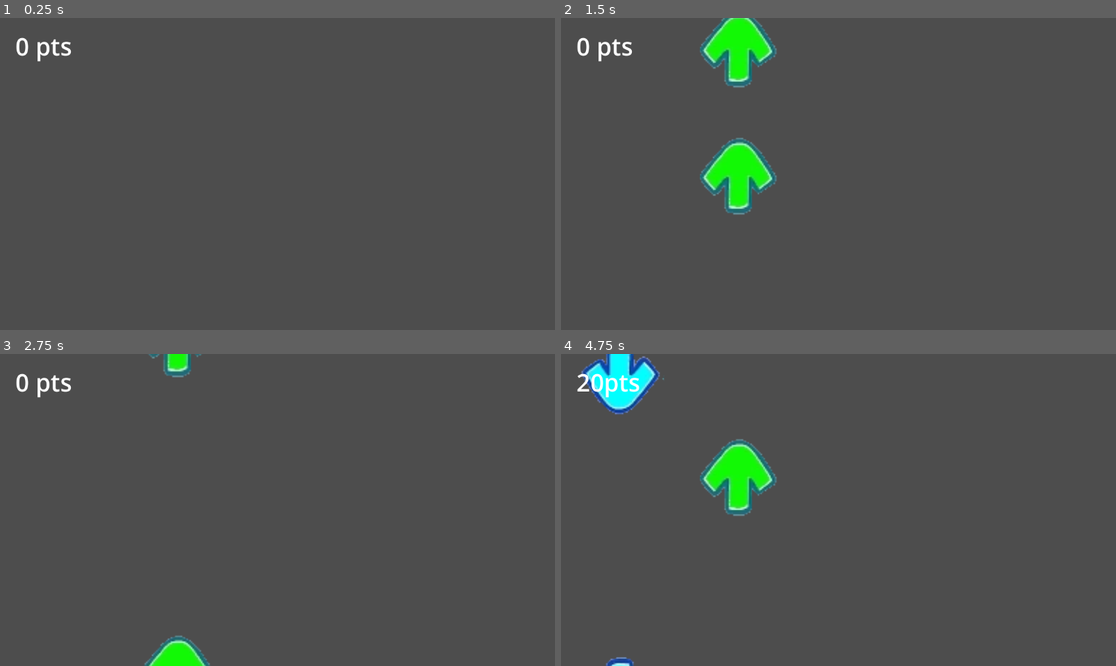
Above: before the commit, frames 1-4 (two rows, left to right).
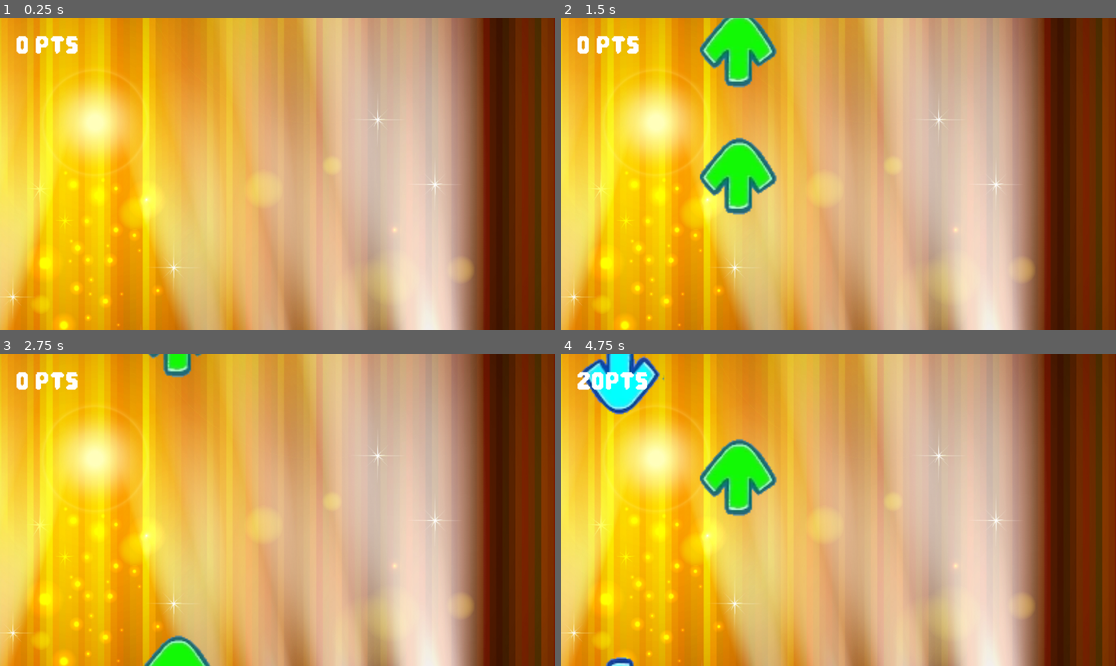
Above: after the commit, the same moments.

Repository: Ewie28/DDR
Game: Godot game, scene res://scenes/Rhythms/BaseRhythm.tscn
Same seed, same stepped clock (60 frames per second), same inputs: the game is played once before the commit and once after it. The project has no main scene, so this scene is started directly. Sound files missing from this copy of the repository are replaced by a short silence.
Inputs:
- Up to frame 1 (0.25 s): no input
- Up to frame 2 (1.5 s): tap Enter at 0.5 s; hold Right (button_RIGHT) 0.53-1.28 s; hold Down (button_DOWN) from 1.28 s (still down)
- Up to frame 3 (2.75 s): release Down (button_DOWN) at 2.03 s; hold Right (button_RIGHT) from 2.03 s (still down)
- Up to frame 4 (4.75 s): release Right (button_RIGHT) at 2.78 s; hold Up (button_UP) 2.78-3.53 s; hold Left (button_LEFT) from 3.53 s (still down)

The runs differ from the first frame. In frame 1, 100% of the frame differs, in the area x 0-100%, y 0-100%; in frame 2, 96%; in frame 3, 99%; in frame 4, 97%.

Commit message:
Edited fonts

Diff:
--- a/ddr/scenes/Levels/RhythmUI.tscn
+++ b/ddr/scenes/Levels/RhythmUI.tscn
@@ -1,6 +1,7 @@
-[gd_scene load_steps=2 format=3 uid="uid://c321gnuyfb4d0"]
+[gd_scene load_steps=3 format=3 uid="uid://c321gnuyfb4d0"]
 
 [ext_resource type="Script" uid="uid://3fi5rjttih7i" path="res://scenes/Levels/rhythm_ui.gd" id="1_qi4n8"]
+[ext_resource type="FontFile" uid="uid://ixnekxu1e453" path="res://assets/rhythm/PixelGame-R9AZe.otf" id="2_tf2vn"]
 
 [node name="RhythmUi" type="Control"]
 layout_mode = 3
@@ -19,6 +20,7 @@
 offset_top = 24.0
 offset_right = 400.0
 offset_bottom = 96.0
-theme_override_font_sizes/normal_font_size = 50
+theme_override_fonts/normal_font = ExtResource("2_tf2vn")
+theme_override_font_sizes/normal_font_size = 70
 text = "0 pts"
 scroll_active = false
--- a/ddr/scenes/Rhythms/BaseRhythm.tscn
+++ b/ddr/scenes/Rhythms/BaseRhythm.tscn
@@ -10,9 +10,8 @@
 [node name="Camera2D" type="Camera2D" parent="."]
 
 [node name="Background" type="Sprite2D" parent="."]
-visible = false
-position = Vector2(-80, -7)
-scale = Vector2(0.0702369, 0.0812399)
+position = Vector2(-378, -87)
+scale = Vector2(0.787702, 0.79118)
 texture = ExtResource("1_op5qb")
 
 [node name="KeyListener" parent="." instance=ExtResource("1_8xu51")]
